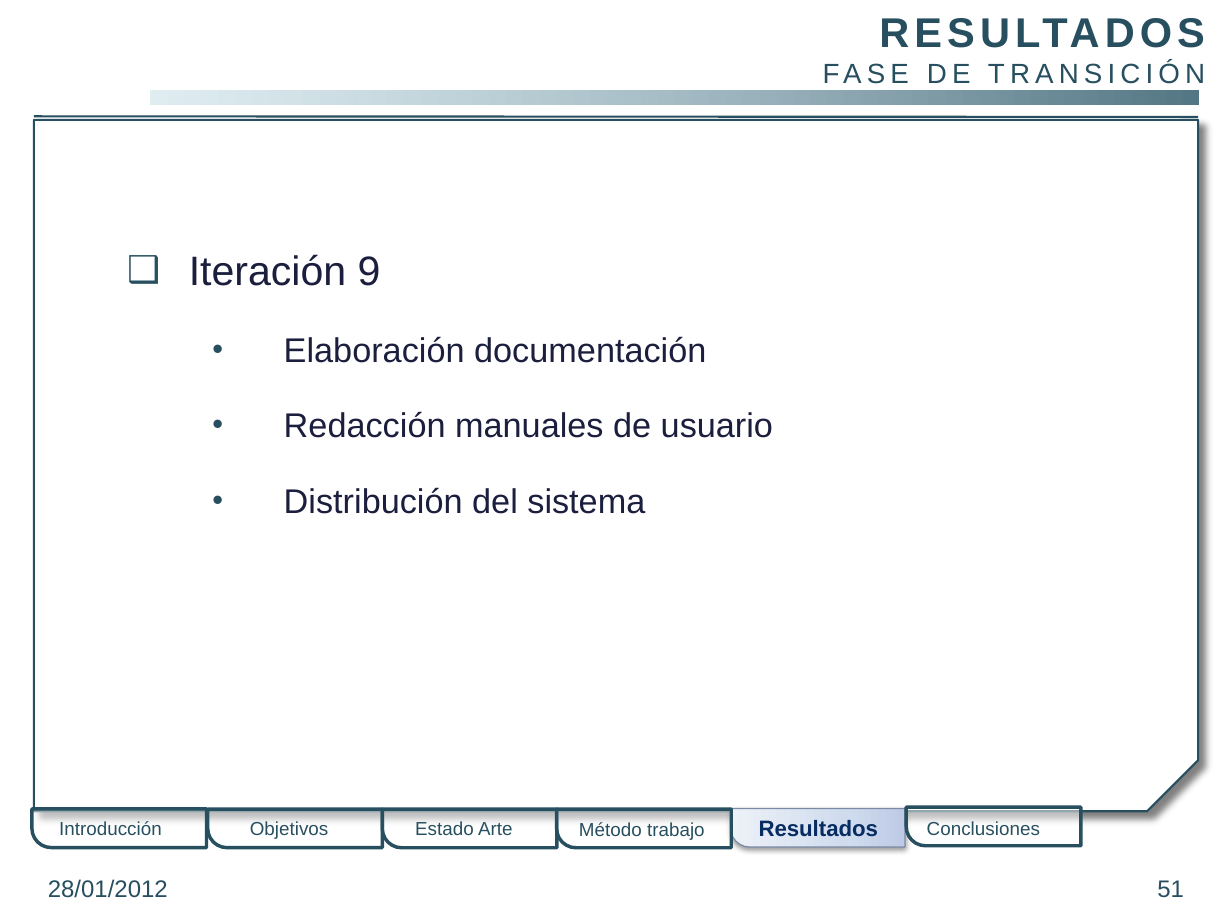
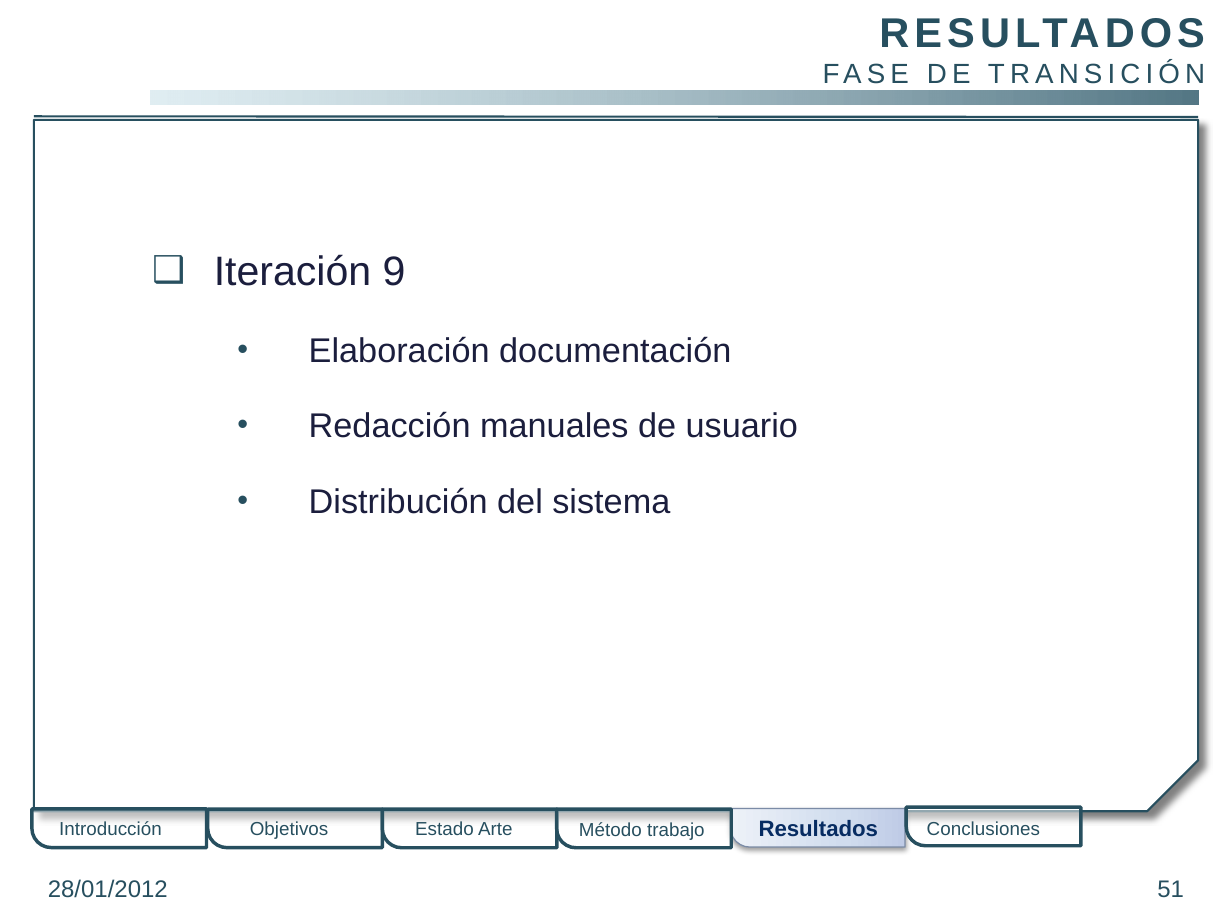
Before and after one commit to gangadhar001/repo-pfc, a slide deck: slide 51 of PFC/Presentacion/PresentacionPFC.pptx. Drawn at 1232x924 pixels with LibreOffice and Linux fonts; fonts in the diff are those of the drawing; background and template pictures are left out. Boxes give left, top, right and bottom in pixels: in the first picture for what was removed or moved away, otherwise in the second. Text is boxed around its words. In the diff, an @@ line names an element or a change of style, - is before the commit and + after.

```diff
--- a/PFC/Presentacion/PresentacionPFC.pptx
+++ b/PFC/Presentacion/PresentacionPFC.pptx
@@ text "Iteración 9": place and size @@
-text "Iteración 9" at <box>189,254,773,514</box>
+text "Iteración 9" at <box>214,254,798,514</box>
```
Also in this commit, not shown: 23 other slides changed.
